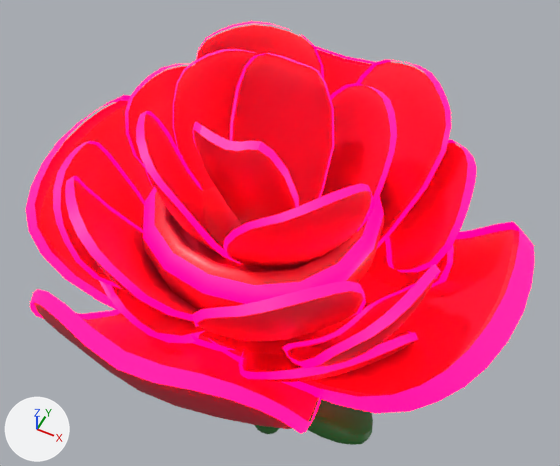
A saved change to the glTF model assets/scene/Models/Bloom/Bloom.glb.
One viewpoint serves both versions: a camera (50 mm lens) standing at (1.9, -3.59, 7.58) and looking at (-0.11, 0.43, 2.56). The axes (+X, +Y, +Z) are drawn at lower left. The lights are the same throughout. The older version comes first.
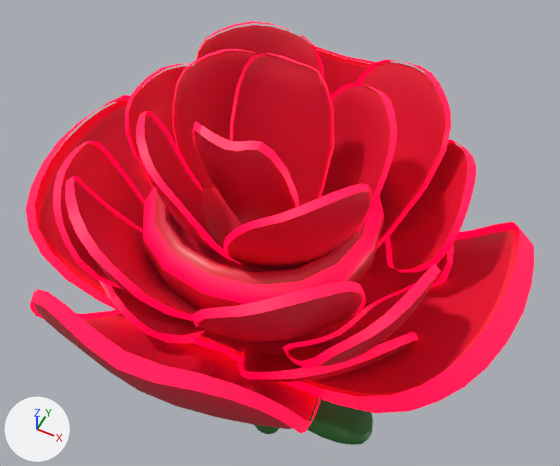
Pixel boxes (x1, y1, x2, y2) of what changed, in the pictures (560 x 466 px):
'Cube.050', surface changed: (143, 156, 384, 430) in both
'Plane.059', surface changed: (26, 95, 534, 413) in both
'Plane.058', surface changed: (30, 46, 376, 434) in both
'Plane.061', surface changed: (65, 21, 451, 327) in both
'Plane.060', surface changed: (53, 64, 476, 369) in both
'Plane.062', surface changed: (136, 49, 397, 264) in both
'Plane.064', surface changed: (99, 169, 454, 379) in both
'Plane.063', surface changed: (192, 53, 334, 207) in both

What the commit changed:
In material 'Pink Light' (mat_pink_light), emission_strength goes from 6.5 to 1.0.
